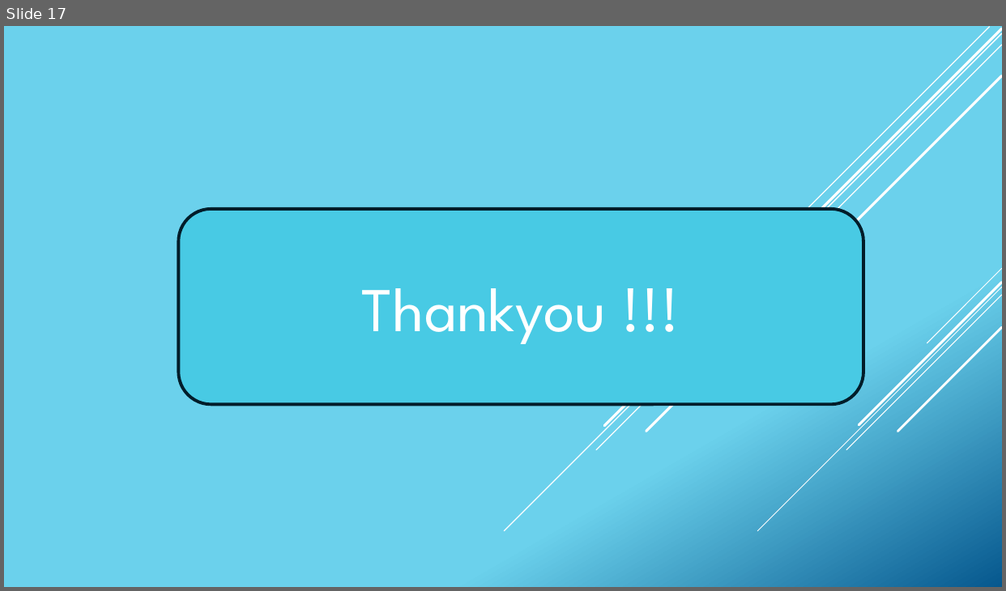
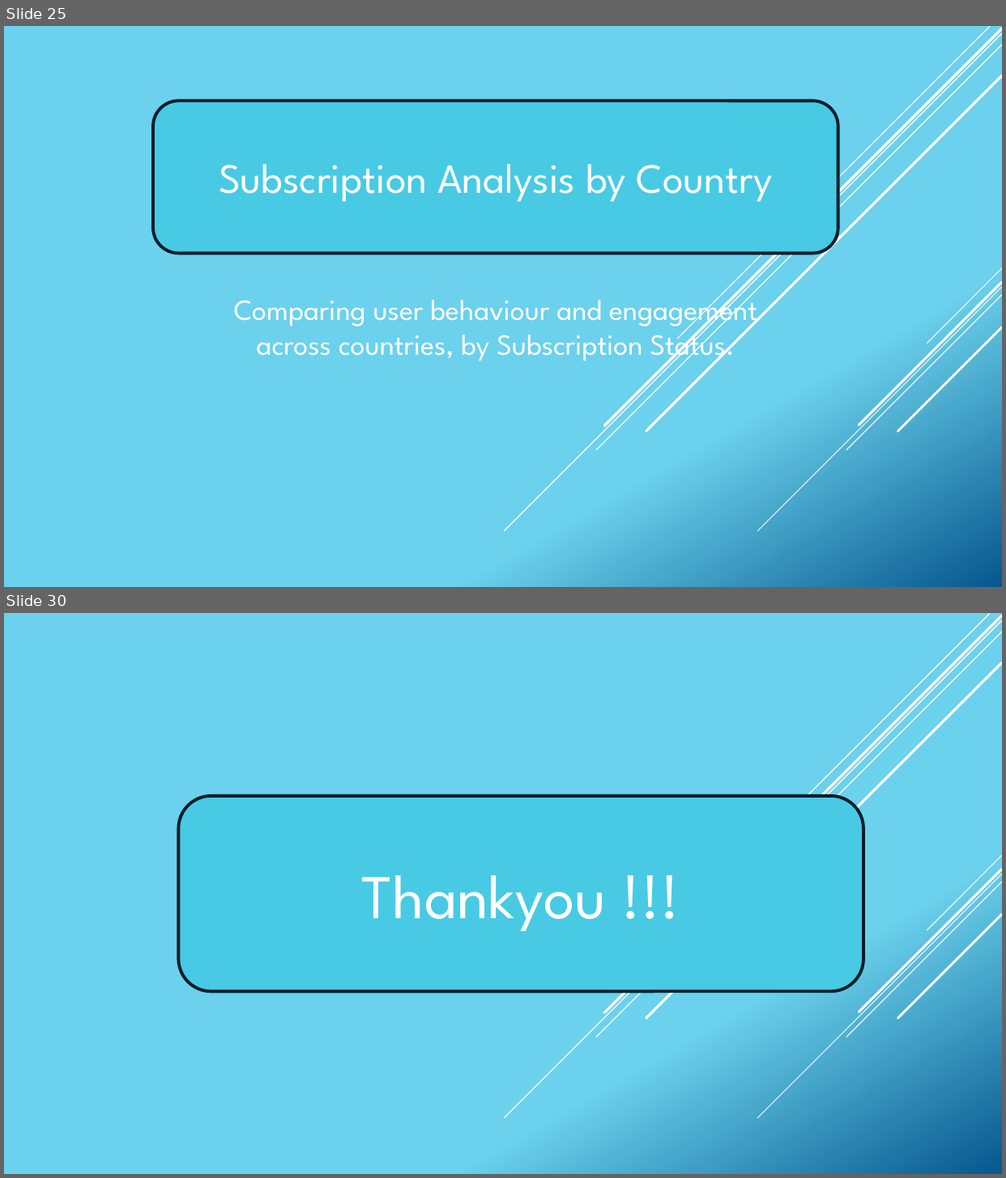
Before and after one commit to fivelidz/data-analytics-project, a slide deck: presentation/Presentation_Laura.pptx. Shown one above the other, each under a label of ours: slide 17 before the commit, slides 25 and 30 after it; the slides between them are not shown. The pictures are 1006x591 and 1006x1178 pixels, drawn with LibreOffice and Linux fonts; fonts in the diff are those of the drawing. Boxes give left, top, right and bottom in pixels: in the first picture for what was removed or moved away, otherwise in the second. Text is boxed around its words. In the diff, an @@ line names an element or a change of style, - is before the commit and + after.

```diff
--- a/presentation/Presentation_Laura.pptx
+++ b/presentation/Presentation_Laura.pptx
@@ slide 25 added at (4,26,1002,587), background gradient #6ED2EB to #06588E; not listed: 10 template elements that a slide beside it also shows @@
@@ rounded rectangle added at (153,101,838,254), fill #48CAE4, outline #021E2B 3 pt, 40 pt, text #FFFFFF @@
+Subscription Analysis by Country
@@ text added at (234,291,757,365), 28 pt, text #FFFFFF @@
+Comparing user behaviour and engagement across countries, by Subscription Status.
@@ what was slide 17 is now slide 30 @@
```
Also in this commit, not shown: 12 other slides added, 2 other files.
